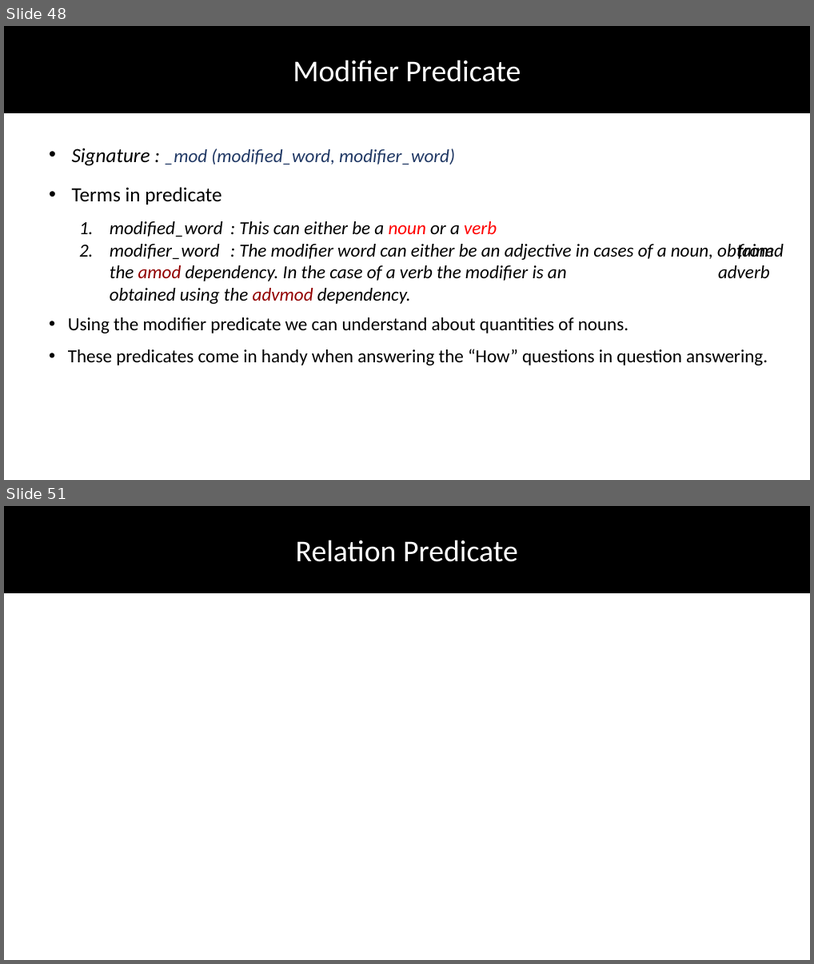
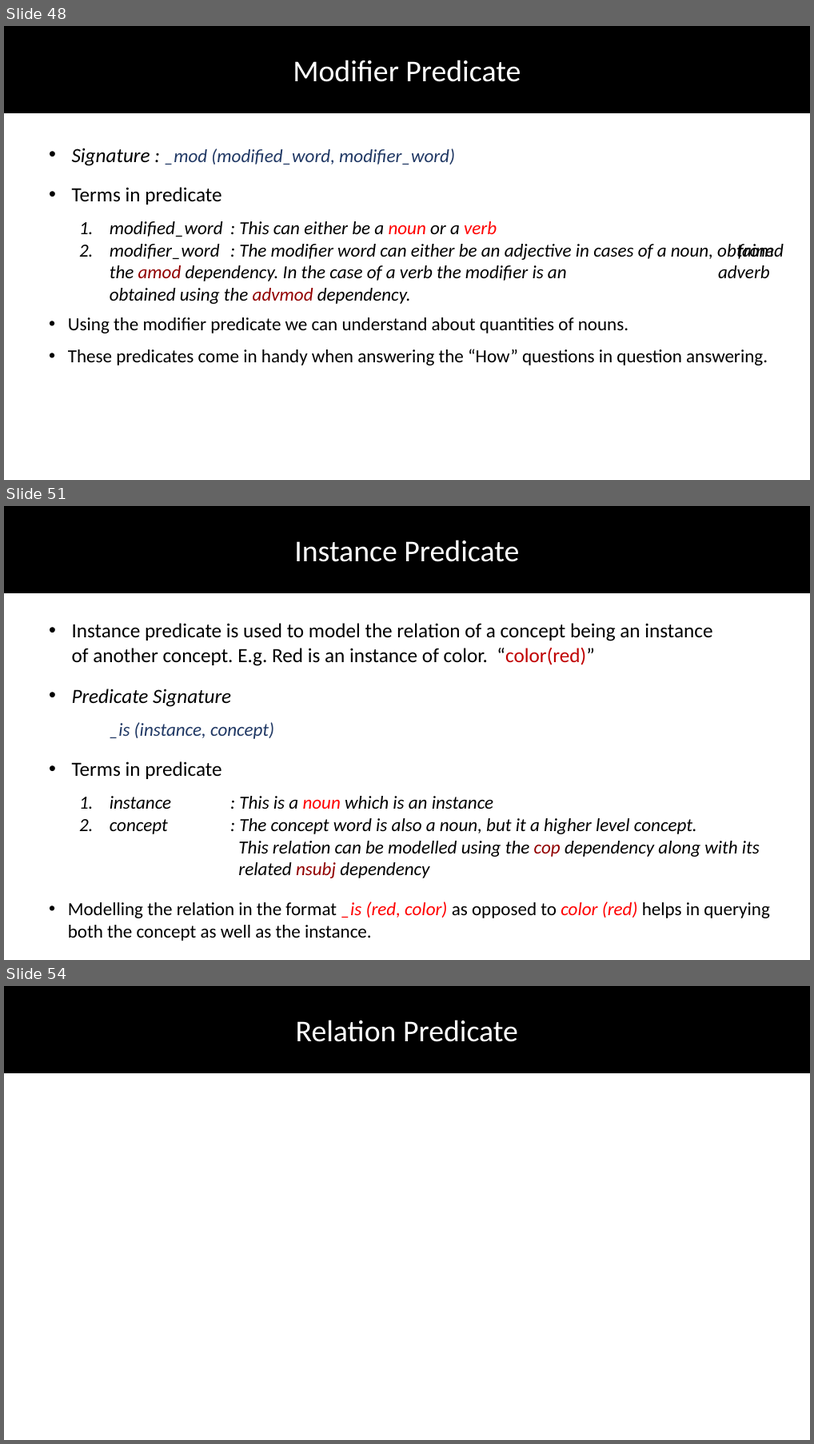
Before and after one commit to DhruvaPendharkar/thesis-project, a slide deck: Notes/ThesisPresentation.pptx. Shown one above the other, each under a label of ours: slides 48 and 51 before the commit, slides 48, 51 and 54 after it; the slides between them are not shown. The pictures are 814x964 and 814x1444 pixels, drawn with LibreOffice and Linux fonts; fonts in the diff are those of the drawing. Boxes give left, top, right and bottom in pixels: in the first picture for what was removed or moved away, otherwise in the second. Text is boxed around its words. In the diff, an @@ line names an element or a change of style, - is before the commit and + after.

```diff
--- a/Notes/ThesisPresentation.pptx
+++ b/Notes/ThesisPresentation.pptx
@@ slide 51 added at bbox=[4, 506, 810, 960], background #FFFFFF @@
@@ rectangle added at bbox=[4, 506, 810, 592], fill #000000, outline #000000 1 pt @@
@@ text added at bbox=[294, 540, 519, 562], 36 pt, text #FFFFFF @@
+Instance Predicate
@@ text added at bbox=[72, 623, 713, 666], 24 pt, text #000000 @@
+• Instance predicate is used to model the relation of a concept being an instance of another concept. E.g. Red is an instance of color. “color(red)”
@@ text added at bbox=[72, 688, 274, 739], 22 pt, text #203864, italic @@
+• Predicate Signature
+_is (instance, concept)
@@ text added at bbox=[72, 761, 760, 878], 22 pt, text #000000, italic @@
+• Terms in predicate
+  1. instance : This is a noun which is an instance
+  2. concept : The concept word is also a noun, but it a higher level concept.
+            This relation can be modelled using the cop dependency along with its
+            related nsubj dependency
@@ text added at bbox=[68, 901, 770, 940], 22 pt, text #000000 @@
+• Modelling the relation in the format _is (red, color) as opposed to color (red) helps in querying both the concept as well as the instance.
@@ what was slide 51 is now slide 54 @@
```
Also in this commit, not shown: 1 slide changed, 14 other slides added, 2 slides removed.
